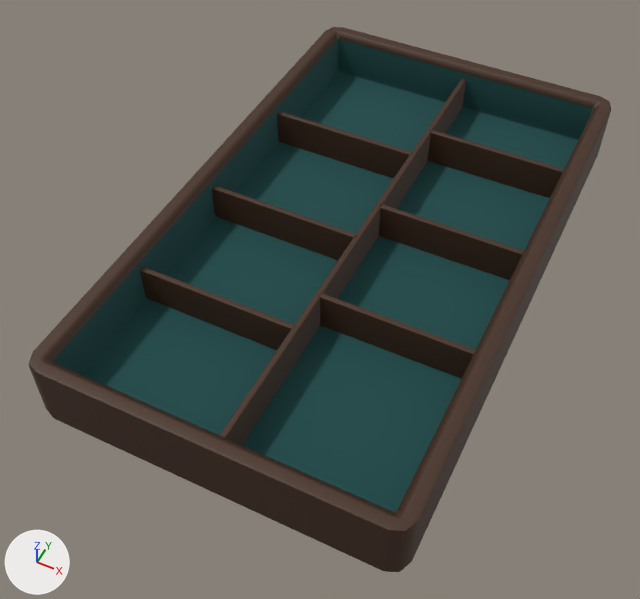
Renders of the Blender file blender/source/workshop/parts_tray.blend from each side of a commit.
One viewpoint serves both versions: a camera (50 mm lens) standing at (0.089, -0.209, 0.234) and looking at (-0.005, -0.021, -0.002). Arrows for +X, +Y and +Z are at lower left; the lights stay in place. The first picture is the older version.

The first picture shows 'PartsTray_Body', 'PartsTray_Divider'.
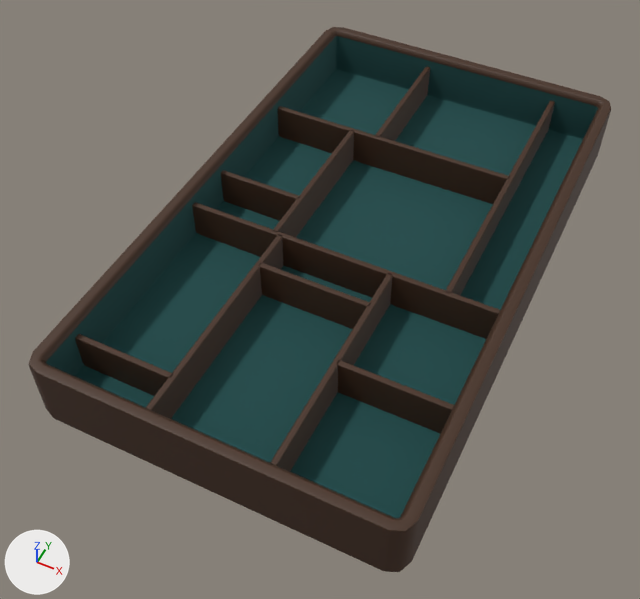
Diff of the bpy script that builds the scene:
```diff
--- a/blender/source/workshop/parts_tray.blend.py
+++ b/blender/source/workshop/parts_tray.blend.py
@@ me_partstray_body @@
 me_partstray_body.from_pydata(...)  # 576 vertices, 546 faces; spans x -0.062..0.062, y -0.105..0.105, z 0.0..0.025
 # used by ob_partstray_body; location = (0.0, 0.0, 0.0)
+# me_partstray_body part 1: the whole mesh is turned 0 degrees about the z axis through its middle and scaled by 1.01
 me_partstray_body.materials.append(mat_mat_walnut)
@@ me_partstray_divider @@
 # used by ob_partstray_divider; parent = ob_partstray_body; location = (0.0, 0.0, 0.0)
-me_partstray_divider.from_pydata(...)  # 168 vertices, 154 faces; spans x -0.056..0.056, y -0.099..0.099, z 0.005..0.02
+me_partstray_divider.from_pydata(...)  # 264 vertices, 242 faces; spans x -0.059..0.059, y -0.101..0.101, z 0.005..0.02
+# me_partstray_divider part 2: the loose piece of 24 vertices spanning x 0.001..0.003, y -0.099..0.099, z 0.005..0.02 is scaled about its middle by (1, 0.271, 1), then moved by (-0.017, 0.074, 0.0)
+# me_partstray_divider part 3: the loose piece of 24 vertices spanning x -0.056..0.002, y 0.043..0.045, z 0.005..0.02 is scaled about its middle by (1.68, 1, 1), then moved by (0.018, 0.003, 0.0)
+# me_partstray_divider part 4: the loose piece of 24 vertices spanning x -0.056..0.002, y -0.007..-0.005, z 0.005..0.02 is scaled about its middle by (0.576, 1, 1), then moved by (-0.014, 0.009, 0.0)
+# me_partstray_divider part 5: the loose piece of 24 vertices spanning x 0.001..0.003, y -0.099..0.099, z 0.005..0.02 is copied, and the copy is scaled about its middle by (1, 0.595, 1), then moved by (0.037, 0.042, 0.0); it spans x 0.038..0.04, y -0.017..0.101, z 0.005..0.02
+# me_partstray_divider part 6: the loose piece of 24 vertices spanning x 0.002..0.056, y -0.037..-0.035, z 0.005..0.02 is scaled about its middle by (2.17, 1, 1), then moved by (-0.029, 0.019, 0.0)
+# me_partstray_divider part 7: the loose piece of 24 vertices spanning x -0.056..0.002, y -0.053..-0.051, z 0.005..0.02 is scaled about its middle by (0.622, 1, 1), then moved by (-0.013, -0.033, 0.0)
+# me_partstray_divider part 8: the loose piece of 24 vertices spanning x 0.001..0.003, y -0.099..0.099, z 0.005..0.02 is copied, and the copy is scaled about its middle by (1, 0.423, 1), then moved by (-0.024, -0.059, 0.0); it spans x -0.023..-0.021, y -0.101..-0.017, z 0.005..0.02
+# me_partstray_divider part 9: the loose piece of 24 vertices spanning x 0.002..0.056, y 0.011..0.013, z 0.005..0.02 is scaled about its middle by (0.758, 1, 1), then moved by (-0.031, -0.045, 0.0)
+# me_partstray_divider part 10: the loose piece of 24 vertices spanning x 0.001..0.003, y -0.099..0.099, z 0.005..0.02 is copied, and the copy is scaled about its middle by (1, 0.423, 1), then moved by (0.017, -0.059, 0.0); it spans x 0.018..0.02, y -0.101..-0.017, z 0.005..0.02
+# me_partstray_divider part 11: the loose piece of 24 vertices spanning x 0.002..0.056, y 0.059..0.061, z 0.005..0.02 is scaled about its middle by (0.721, 1, 1), then moved by (0.01, -0.118, 0.0)
+# me_partstray_divider part 12: a new loose piece of 24 vertices spanning x -0.026..-0.024, y -0.017..0.047, z 0.005..0.02, in mat_mat_walnut (brown #442b1a)
 me_partstray_divider.materials.append(mat_mat_walnut)
```

Changed parts and their boxes [x1, y1, x2, y2] in the pictures (640 x 599 px; the box of a moved part takes in the faces that stretch with it):
'PartsTray_Divider', reshaped (13% wider, 10% taller)
    before: [140, 79, 564, 445]
    after: [75, 67, 555, 471]
part 1 of me_partstray_body, moved or reshaped
    both: [37, 30, 603, 522]
part 2 of me_partstray_divider, moved or reshaped
    before: [220, 79, 466, 445]
    after: [375, 67, 430, 141]
part 3 of me_partstray_divider, moved or reshaped
    before: [277, 111, 413, 179]
    after: [277, 106, 510, 204]
part 4 of me_partstray_divider, moved or reshaped
    before: [212, 185, 357, 260]
    after: [221, 170, 301, 221]
part 5 of me_partstray_divider, added
    after: [446, 101, 555, 295]
part 6 of me_partstray_divider, moved or reshaped
    before: [319, 293, 475, 379]
    after: [192, 202, 500, 339]
part 7 of me_partstray_divider, moved or reshaped
    before: [140, 267, 295, 350]
    after: [75, 334, 173, 396]
part 8 of me_partstray_divider, added
    after: [146, 235, 283, 419]
part 9 of me_partstray_divider, moved or reshaped
    before: [379, 204, 524, 280]
    after: [258, 263, 370, 329]
part 10 of me_partstray_divider, added
    after: [270, 273, 393, 471]
part 11 of me_partstray_divider, moved or reshaped
    before: [428, 130, 564, 198]
    after: [336, 360, 454, 434]
part 12 of me_partstray_divider, added
    after: [273, 130, 354, 238]
